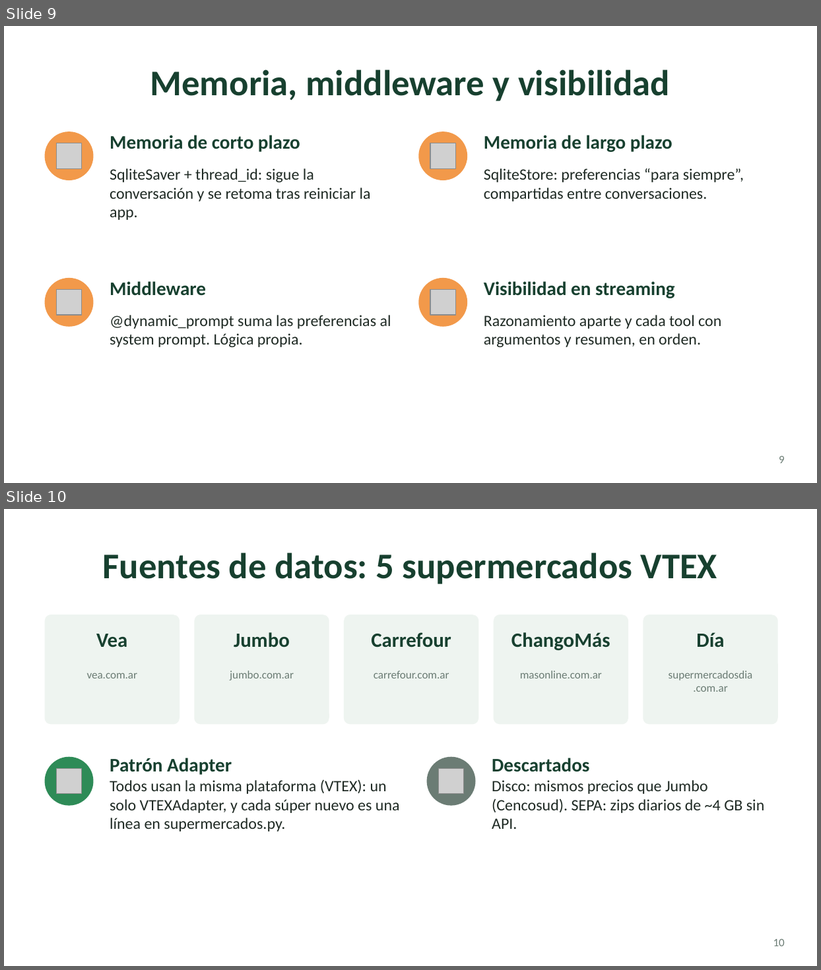
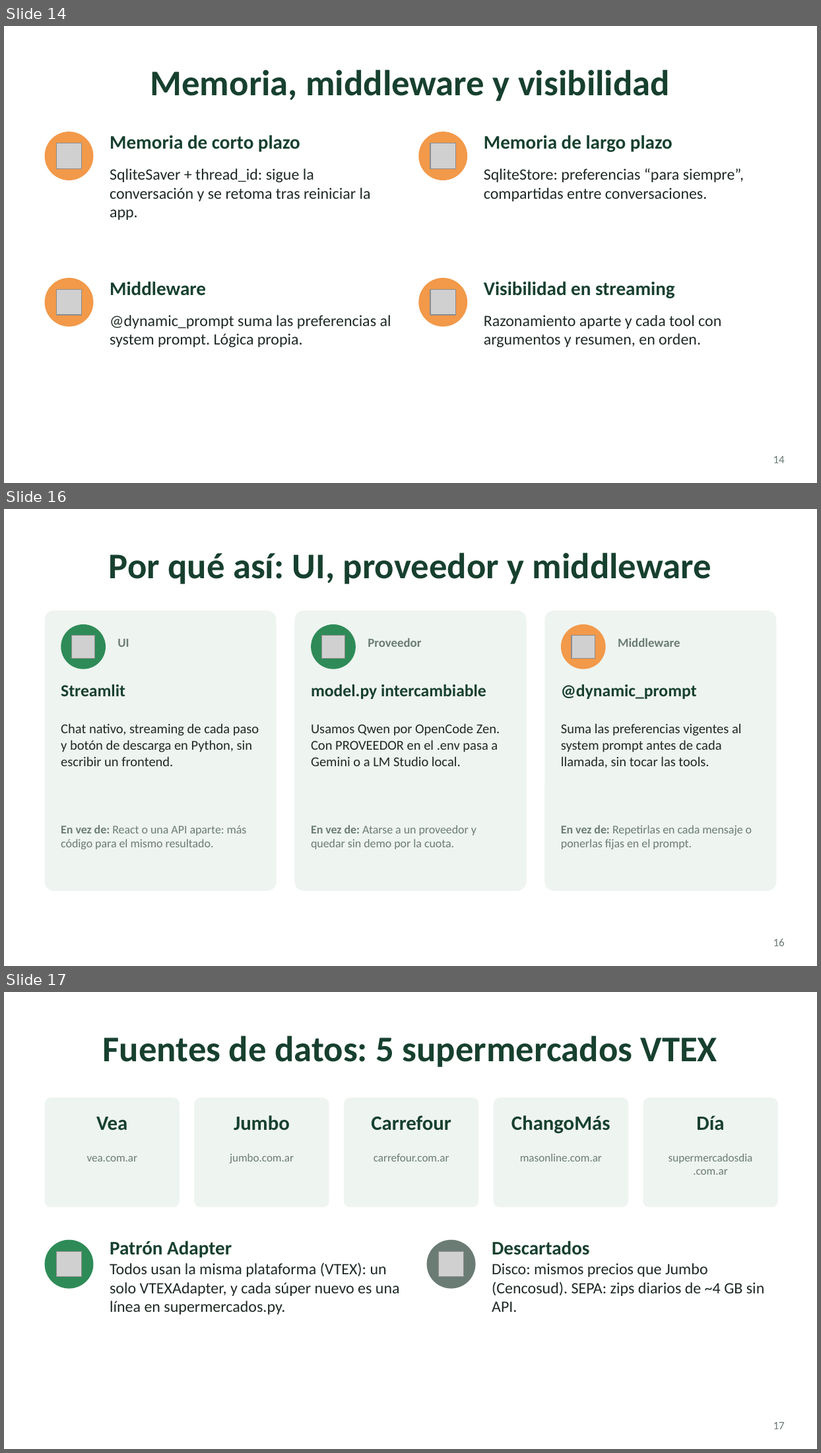
Before and after one commit to cuellojoaquinn/agente-de-supermercado, a slide deck: presentacion/super-agente.pptx. Shown one above the other, each under a label of ours: slides 9 and 10 before the commit, slides 14, 16 and 17 after it; the slides between them are not shown. The pictures are 821x970 and 821x1453 pixels, drawn with LibreOffice and Linux fonts; fonts in the diff are those of the drawing; grey boxes stand for pictures. Boxes give left, top, right and bottom in pixels: in the first picture for what was removed or moved away, otherwise in the second. Text is boxed around its words. In the diff, an @@ line names an element or a change of style, - is before the commit and + after.

```diff
--- a/presentacion/super-agente.pptx
+++ b/presentacion/super-agente.pptx
@@ slide 16 added at <box>4,509,817,966</box>, background #FFFFFF @@
@@ title added at <box>109,553,712,584</box>, 32 pt, text #17402F, bold @@
+Por qué así: UI, proveedor y middleware
@@ rounded rectangle added at <box>45,611,277,891</box>, fill #EEF4F0 @@
@@ ellipse added at <box>61,625,106,669</box>, fill #2E8B57 @@
@@ rounded rectangle added at <box>295,611,527,891</box>, fill #EEF4F0 @@
@@ ellipse added at <box>310,625,355,669</box>, fill #2E8B57 @@
@@ rounded rectangle added at <box>545,611,776,891</box>, fill #EEF4F0 @@
@@ ellipse added at <box>561,625,606,669</box>, fill #F2994A @@
@@ picture added at <box>71,635,95,659</box> @@
@@ text added at <box>118,639,129,647</box>, 11 pt, text #6B7C74, bold @@
+UI
@@ picture added at <box>322,635,345,659</box> @@
@@ text added at <box>368,638,421,647</box>, 11 pt, text #6B7C74, bold @@
+Proveedor
@@ picture added at <box>572,635,595,659</box> @@
@@ text added at <box>618,638,680,647</box>, 11 pt, text #6B7C74, bold @@
+Middleware
@@ text added at <box>61,685,125,696</box>, 15 pt, text #17402F, bold @@
+Streamlit
@@ text added at <box>311,685,486,699</box>, 15 pt, text #17402F, bold @@
+model.py intercambiable
@@ text added at <box>561,685,697,699</box>, 15 pt, text #17402F, bold @@
+@dynamic_prompt
@@ text added at <box>61,723,259,766</box>, 12 pt, text #1F2A24 @@
+Chat nativo, streaming de cada paso y botón de descarga en Python, sin escribir un frontend.
@@ text added at <box>311,723,500,766</box>, 12 pt, text #1F2A24 @@
+Usamos Qwen por OpenCode Zen. Con PROVEEDOR en el .env pasa a Gemini o a LM Studio local.
@@ text added at <box>561,723,741,768</box>, 12 pt, text #1F2A24 @@
+Suma las preferencias vigentes al system prompt antes de cada llamada, sin tocar las tools.
@@ text added at <box>61,825,247,850</box>, 10.5 pt, text #6B7C74 @@
+En vez de: React o una API aparte: más código para el mismo resultado.
@@ text added at <box>311,825,477,850</box>, 10.5 pt, text #6B7C74 @@
+En vez de: Atarse a un proveedor y quedar sin demo por la cuota.
@@ text added at <box>561,825,752,850</box>, 10.5 pt, text #6B7C74 @@
+En vez de: Repetirlas en cada mensaje o ponerlas fijas en el prompt.
@@ page number added at <box>774,939,785,947</box>, 10 pt, text #6B7C74 @@
+16
@@ what was slide 9 is now slide 14 @@
@@ page number at <box>774,456,785,464</box>: text changed @@
-9
+14
@@ what was slide 10 is now slide 17 @@
@@ page number at <box>774,1422,785,1430</box>: text changed @@
-10
+17
```
Also in this commit, not shown: 2 slides changed, 8 other slides added, 1 slide removed, 3 other files.
